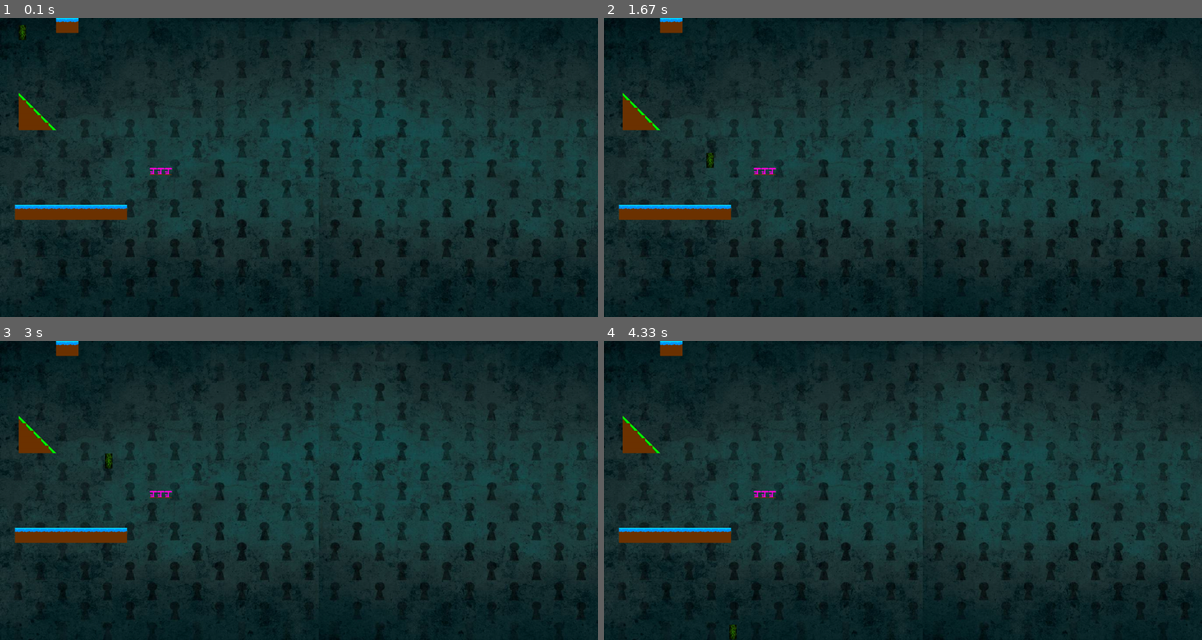
Above: before the commit, frames 1-4 (two rows, left to right).
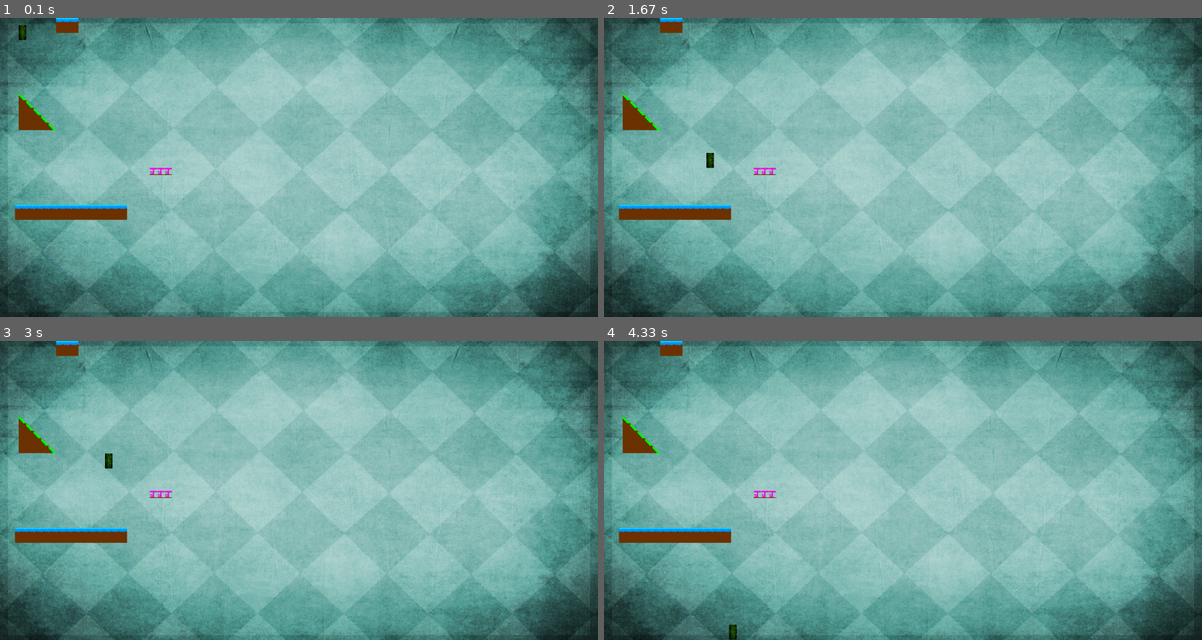
Above: after the commit, the same moments.

Repository: bouleaulama30/platformer_pygame
Game: pygame game, started from platformer_main.py
Two runs of this game, one before a commit and one after it. Both use one fixed random seed, a clock stepped at 60 frames per second and the inputs below.
Inputs:
- Up to frame 1 (0.1 s): no input
- Up to frame 2 (1.67 s): hold Right 0.33-0.8 s; hold Up 0.83-1.13 s; hold Right 1.17-1.63 s
- Up to frame 3 (3 s): hold Left 1.67-2.2 s; hold Left 2.23-2.63 s; hold Up from 2.67 s (still down)
- Up to frame 4 (4.33 s): release Up at 3.03 s; hold Right 3.07-3.7 s; hold Left 3.73-4.2 s; hold Right from 4.23 s (still down)

The runs differ from the first frame. In frame 1, 97% of the frame differs, in the area x 0-100%, y 0-100%; in frame 2, 97%; in frame 3, 97%; in frame 4, 97%.

Commit message:
added tiles background

Diff:
--- a/constante.py
+++ b/constante.py
@@ -56,4 +56,5 @@
 #def des images background
 bg_play1 = pygame.transform.scale(pygame.image.load("SpritesBackground/background_sombre.jpg"), (largeur_fenetre, hauteur_fenetre))
 bg_play2 = pygame.transform.scale(pygame.image.load("SpritesBackground/background_key.jpg"), (largeur_fenetre, hauteur_fenetre))
+bg_play3 = pygame.transform.scale(pygame.image.load("SpritesBackground/background_tiles.jpg"), (largeur_fenetre, hauteur_fenetre))
 bg_fall = pygame.transform.scale(pygame.image.load("SpritesBackground/background_circular.jpg"), (largeur_fenetre, hauteur_fenetre))
--- a/platformer_main.py
+++ b/platformer_main.py
@@ -15,7 +15,7 @@
 
 
 display = pygame.display.set_mode((largeur_fenetre, hauteur_fenetre)) # crée une surface pour la fenêtre (largeur, hauteur) de la fenetre
-background = pygame.transform.scale(pygame.image.load("SpritesBackground/background_key.jpg"), (largeur_fenetre, hauteur_fenetre))
+background = bg_play3
 
 
 last_time = pygame.time.get_ticks() # Pour le comptage du temps (get_ticks() renvoie le temps actuel en millisecondes)
Binary file added: SpritesBackground/background_tiles.jpg
